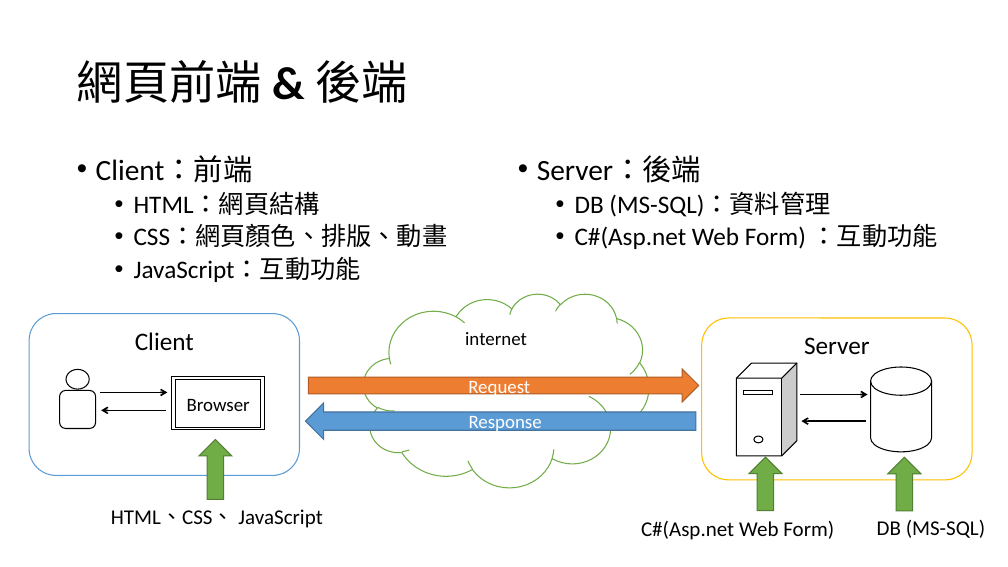
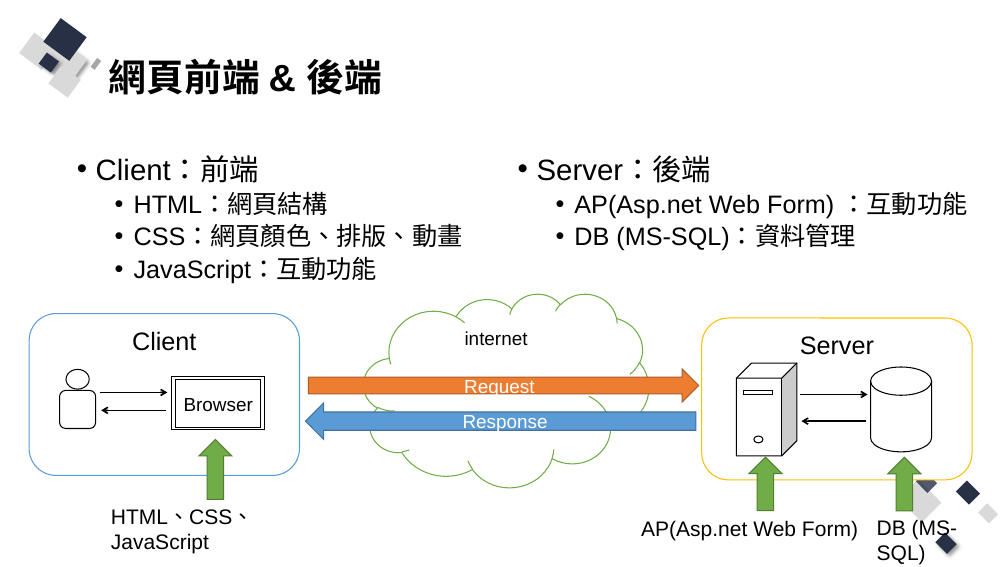
Before and after one commit to Q81JIAXIONG/-, a slide deck: slide 4 of 投影片/1.網頁基礎.pptx. Drawn at 1008x567 pixels with LibreOffice and Linux fonts; fonts in the diff are those of the drawing. Boxes give left, top, right and bottom in pixels: in the first picture for what was removed or moved away, otherwise in the second. Text is boxed around its words. In the diff, an @@ line names an element or a change of style, - is before the commit and + after.

```diff
--- a/投影片/1.網頁基礎.pptx
+++ b/投影片/1.網頁基礎.pptx
@@ title "網頁前端 & 後端": place and size @@
-title "網頁前端 & 後端" at [77, 60, 407, 103]
+title "網頁前端 & 後端" at [109, 59, 382, 95]
@@ title "網頁前端 & 後端" at [109, 59, 382, 95]: size 44 to 36 pt, font Calibri to Arial; bold on in "網頁前端 後端" @@
@@ group added at [20, 18, 102, 97]: 8 rectangles @@
@@ font Calibri to Arial in 9 elements at [29, 314, 300, 476], [364, 293, 649, 487], [702, 318, 972, 480], [176, 380, 261, 426], [309, 369, 699, 402], [306, 403, 696, 439], [111, 509, 254, 553], [877, 519, 958, 565], [96, 156, 463, 284] @@
@@ text removed at [537, 155, 938, 249] @@
-• Server：後端
-  • DB (MS-SQL)：資料管理
-  • C#(Asp.net Web Form) ：互動功能
@@ text added at [537, 156, 967, 251], 24 pt, text #000000 @@
+• Server：後端
+  • AP(Asp.net Web Form) ：互動功能
+  • DB (MS-SQL)：資料管理
@@ group added at [899, 472, 999, 554]: 5 rectangles @@
@@ text at [641, 520, 858, 540]: text changed; font Calibri to Arial @@
-C#(Asp.net Web Form)
+AP(Asp.net Web Form)
```
Also in this commit, not shown: 11 other slides changed, 15 slides added, 8 slides removed, 16 other files.
